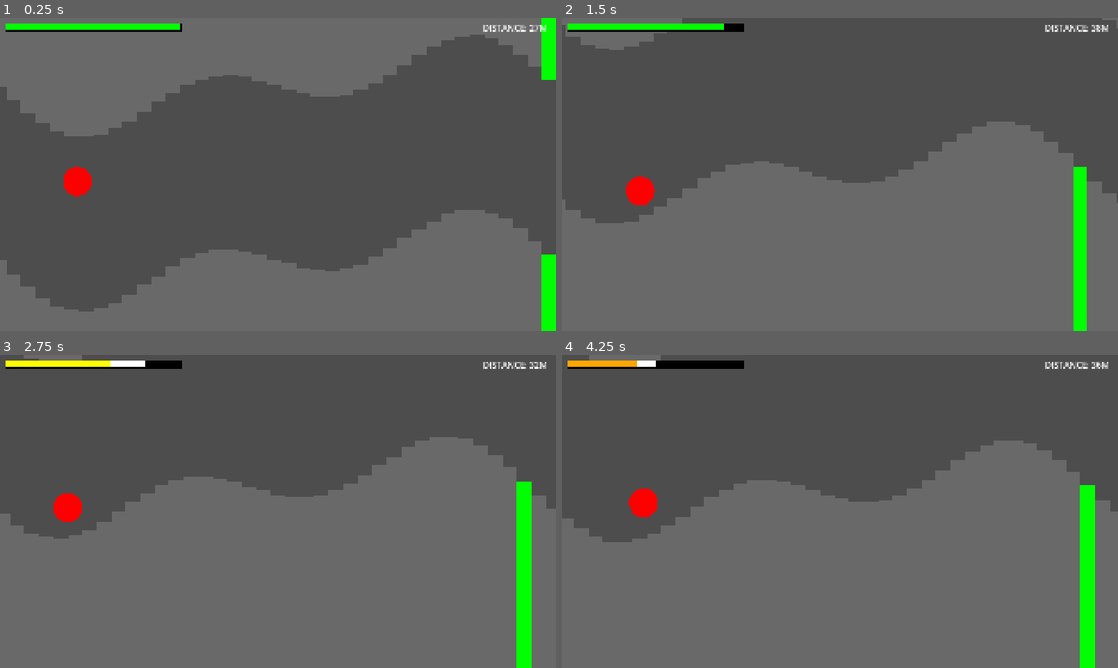
Above: before the commit, frames 1-4 (two rows, left to right).
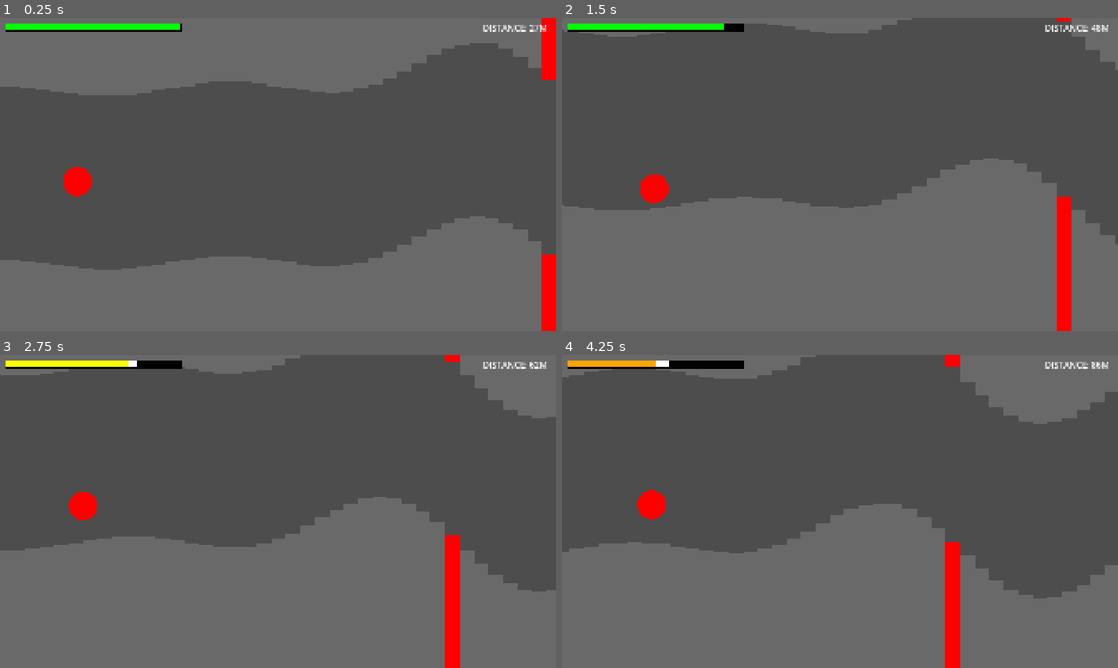
Above: after the commit, the same moments.

Repository: harrisonlee/xarnox-godot
Game: Godot game, scene res://main.tscn
Same seed, same stepped clock (60 frames per second), same inputs: the game is played once before the commit and once after it.
Inputs:
- Up to frame 1 (0.25 s): no input
- Up to frame 2 (1.5 s): no input
- Up to frame 3 (2.75 s): no input
- Up to frame 4 (4.25 s): no input

The runs differ from the first frame. In frame 1, 8.5% of the frame differs, in the area x 1-100%, y 0-100%; in frame 2, 14%; in frame 3, 23%; in frame 4, 27%, in the area x 0-100%, y 0-100%.

Commit message:
Updates tunnel starting state to transition in.

Diff:
--- a/tunnel_generator.gd
+++ b/tunnel_generator.gd
@@ -51,7 +51,7 @@
 var _current_period: float = 0.0
 var _current_amplitude: float = 0.0
 var _target_amplitude: float = 0.0
-var _state: State = State.NORMAL
+var _state: State = State.TRANSITIONING_IN
 var _tile_pairs: Array[TilePair] = []
 
 
